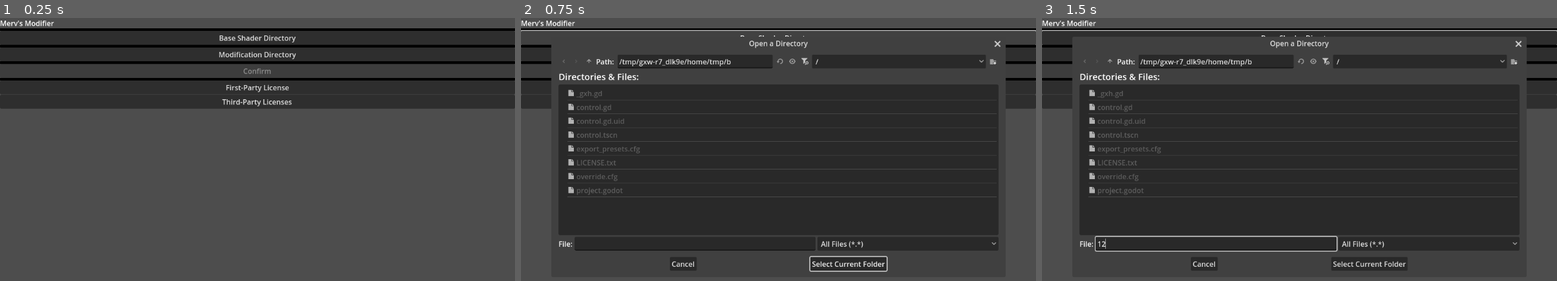
Above: before the commit, frames 1-3 (left to right).
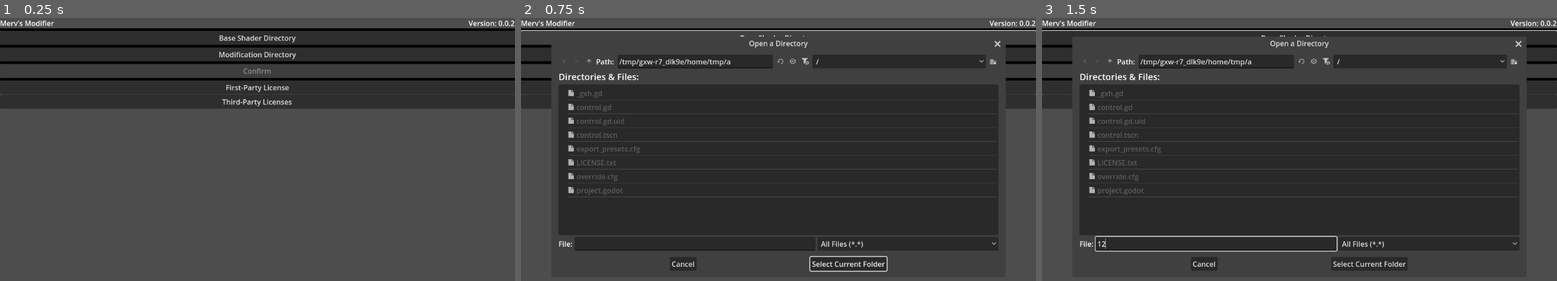
Above: after the commit, the same moments.

Repository: Mervius/Mervs-Modifier
Game: Godot game, scene res://control.tscn
The game is run twice, just before and just after one commit, with the same random seed, the same clock (stepped at 60 frames per second) and the same inputs.
Inputs (mouse positions are in pixels of both pictures, inside the frame that each line leads up to):
- Up to frame 1 (0.25 s): no input
- Up to frame 2 (0.75 s): click "Base Shader Directory" at 0.5 s
- Up to frame 3 (1.5 s): click (1217, 244) at 1.27 s; type "12" at 1.35 s

The runs differ from the first frame. In frame 1, 0.1% of the frame differs, in the area x 90-100%, y 0-4%; in frame 2, 0.1%, in the area x 39-100%, y 0-18%; in frame 3, 0.1%.

Commit message:
add "new file" json key

Diff:
--- a/control.gd
+++ b/control.gd
@@ -10,6 +10,7 @@
 func _ready():
 	get_node("VBoxContainer/BaseDir/FileDialogBase").set_current_dir(OS.get_executable_path())
 	get_node("VBoxContainer/ModDir/FileDialogMod").set_current_dir(OS.get_executable_path())
+	$VBoxContainer/HBoxContainer/Version.text = "Version: " + ProjectSettings.get_setting("application/config/version")
 
 func _on_base_dir_pressed() -> void:
 	var dialog : FileDialog = get_node("VBoxContainer/BaseDir/FileDialogBase")
@@ -77,6 +78,10 @@
 							replacer.resize(0)
 							replacer.store_string(before + json[key]["code"] + after)
 							replacer.close()
+						"new file":
+							var new = FileAccess.open(dup_dir_string.path_join(json["file"]),FileAccess.WRITE)
+							new.store_string(json[key]["code"])
+							new.close()
 			file.close()
 			$Timer.start()
 		await  $Timer.timeout
--- a/control.tscn
+++ b/control.tscn
@@ -34,9 +34,17 @@
 grow_vertical = 2
 theme_override_constants/separation = 1
 
-[node name="Label" type="Label" parent="VBoxContainer"]
+[node name="HBoxContainer" type="HBoxContainer" parent="VBoxContainer"]
+layout_mode = 2
+
+[node name="Label" type="Label" parent="VBoxContainer/HBoxContainer"]
 layout_mode = 2
 text = "Merv's Modifier"
+
+[node name="Version" type="Label" parent="VBoxContainer/HBoxContainer"]
+layout_mode = 2
+size_flags_horizontal = 10
+text = "Version	"
 
 [node name="HSeparator" type="HSeparator" parent="VBoxContainer"]
 layout_mode = 2
--- a/project.godot
+++ b/project.godot
@@ -11,7 +11,7 @@
 [application]
 
 config/name="Merv's Modifier"
-config/version="0.0.1"
+config/version="0.0.2"
 run/main_scene="res://control.tscn"
 config/features=PackedStringArray("4.4", "Forward Plus")
 boot_splash/show_image=false
@@ -29,3 +29,8 @@
 [display]
 
 window/size/initial_position_type=4
+
+[editor]
+
+version_control/plugin_name="GitPlugin"
+version_control/autoload_on_startup=true
Not shown, changed: .gitignore
